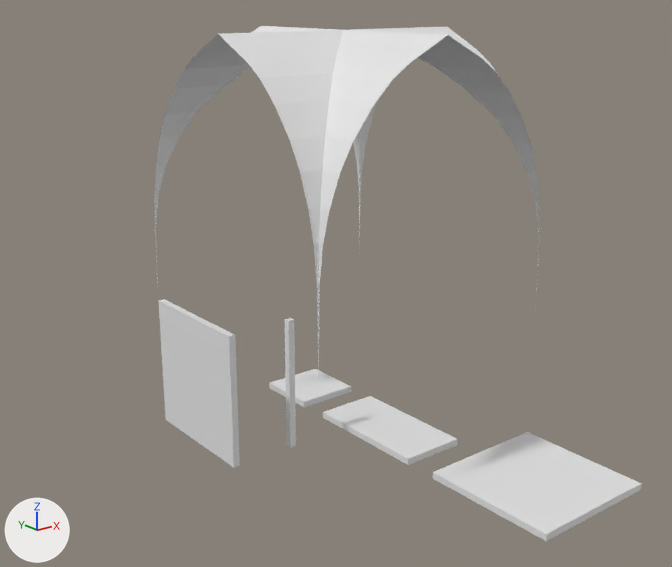
Two versions of the Blender file Simple Church Room/Scenes/Church Scene.blend, one commit apart.
Both versions are drawn from a 50 mm lens placed at (-16.65, -20.49, 12.98), pointed at (-1.98, -2.15, 5.65). Lighting does not change. The marker at lower left points along +X, +Y and +Z.

The first picture shows 'Church Corner 0.2x0.2x4_proxy', 'Church Floor 2x2x0.2_proxy', 'Church Floor 2x4x0.2_proxy', 'Church Floor 4x4x0.2_proxy', 'Church Vault 8x8x0.000_proxy', 'Church Wall 0.2x4x4_proxy'.
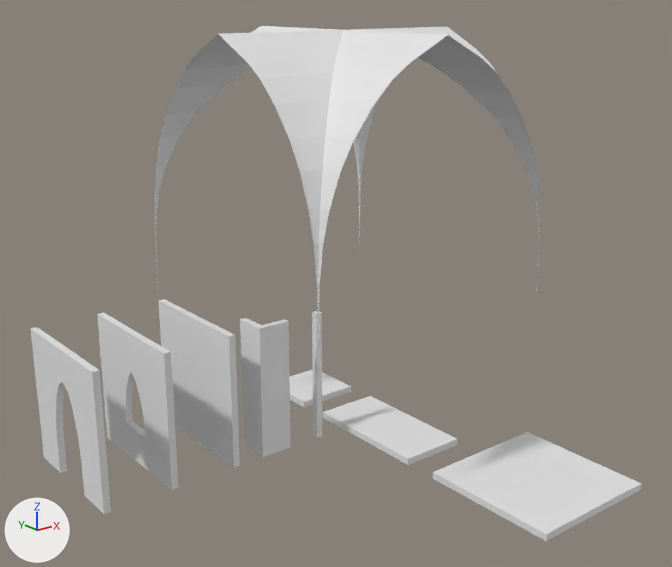
Location of each change, (x1, y1, x2, y2) in pixels of the pictures (672 x 567 px):
'Church Wall-Window 0.2x4x4_proxy', added
    after: (97, 313, 178, 490)
'Church Wall-Door 0.2x4x4_proxy', added
    after: (31, 327, 111, 514)
'Church Corner 0.2x0.2x4_proxy.001', added
    after: (240, 318, 291, 457)
'Church Corner 0.2x0.2x4_proxy', moved
    before: (284, 318, 296, 447)
    after: (312, 311, 322, 438)

What the commit changed:
Mesh me_church_floor_0_2x0_2x4_1 is new.
It has 16 vertices, 14 faces and spans x 0.0..1.0, y 0.0..1.0, z 0.0..4.0.
Mesh me_church_wall_window_0_2x4x4 is new.
It has 46 vertices, 29 faces and spans x 0.0..0.2, y 0.0..4.0, z 0.0..4.0.
Mesh me_church_wall_door_0_2x4x4 is new.
It has 46 vertices, 25 faces and spans x 0.0..0.2, y 0.0..4.0, z 0.0..4.0.
Object 'Church Corner 0.2x0.2x4_proxy' (ob_church_corner_0_2x0_2x4_proxy) moves from (-2.0, 0.0, 0.0) to (-1.0, 0.0, 0.0).
Object 'Church Corner 0.2x0.2x4_proxy.001' (ob_church_corner_0_2x0_2x4_proxy_001) is new; it shows me_church_floor_0_2x0_2x4_1.
Its location is (-3.0, 0.0, 0.0).
Object 'Church Wall-Window 0.2x4x4_proxy' (ob_church_wall_window_0_2x4x4_proxy) is new; it shows me_church_wall_window_0_2x4x4.
Its location is (-6.0, 0.0, 0.0).
Object 'Church Wall-Door 0.2x4x4_proxy' (ob_church_wall_door_0_2x4x4_proxy) is new; it shows me_church_wall_door_0_2x4x4.
Its location is (-8.0, 0.0, 0.0).
